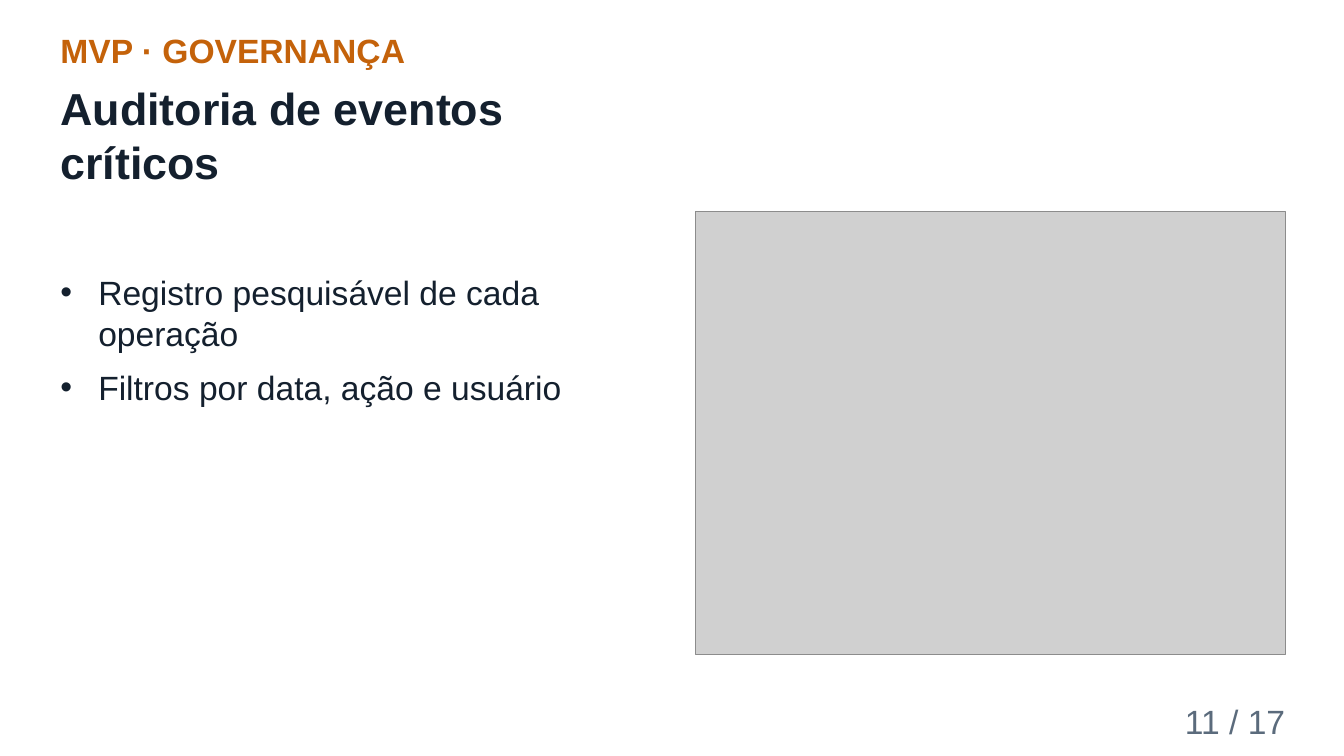
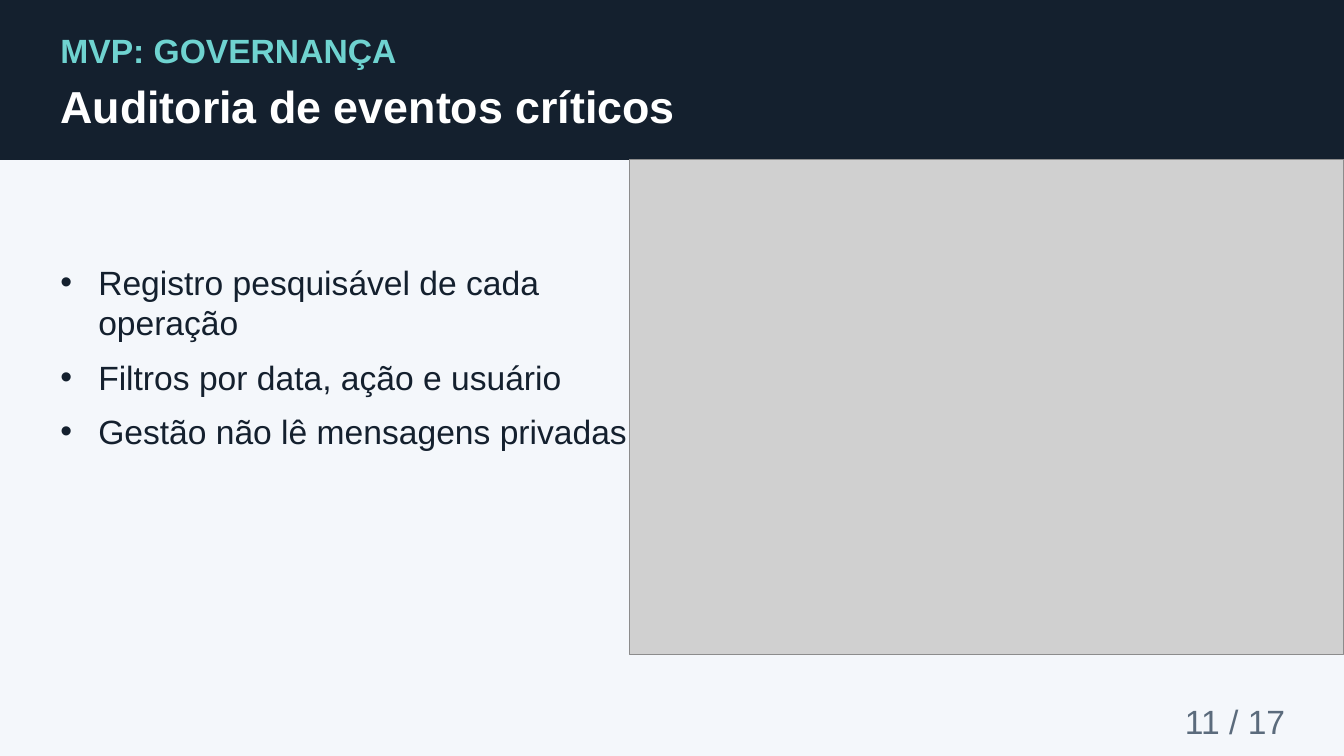
Before and after one commit to richaferreira/Safe_Student, a slide deck: slide 11 of slides/08_Apresentacao_Final_Safe_Student.pptx. Drawn at 1344x756 pixels with LibreOffice and Linux fonts; fonts in the diff are those of the drawing; grey boxes stand for pictures; background and template pictures are left out. Boxes give left, top, right and bottom in pixels: in the first picture for what was removed or moved away, otherwise in the second. Text is boxed around its words. In the diff, an @@ line names an element or a change of style, - is before the commit and + after.

```diff
--- a/slides/08_Apresentacao_Final_Safe_Student.pptx
+++ b/slides/08_Apresentacao_Final_Safe_Student.pptx
@@ background #FFFFFF to picture (left out) @@
@@ rectangle added at (0, 0, 1344, 159), fill #14202E, outline #14202E 1 pt @@
@@ text at (60, 39, 397, 70): text changed; text colour #C4620A to #6FD3D0 @@
-MVP · GOVERNANÇA
+MVP: GOVERNANÇA
@@ text "Auditoria de eventos críticos" at (60, 90, 675, 124): text colour #14202E to #FFFFFF @@
@@ picture: place and size @@
-picture at (696, 212, 1286, 655)
+picture at (630, 159, 1344, 655)
@@ text "Registro pesquisável de cada operação": place and size @@
-text "Registro pesquisável de cada operação" at (98, 280, 561, 407)
+text "Registro pesquisável de cada operação" at (98, 270, 627, 451)
@@ text at (98, 419, 627, 451): paragraph added @@
+• Gestão não lê mensagens privadas
```
Also in this commit, not shown: 16 other slides changed, 2 other files.
